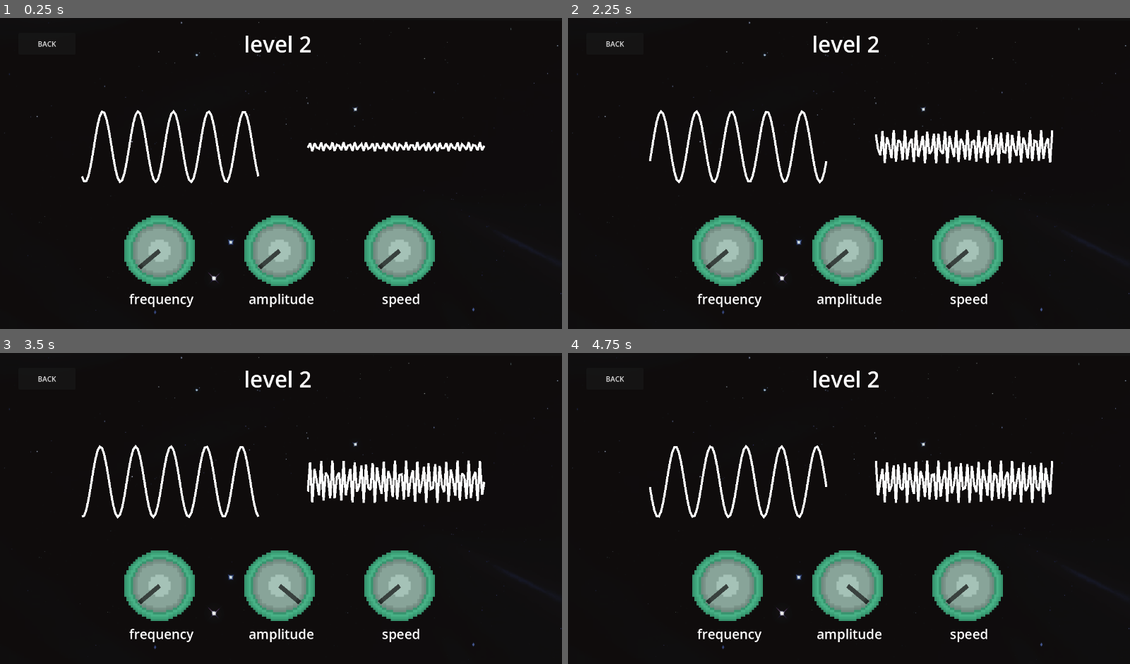
Above: before the commit, frames 1-4 (two rows, left to right).
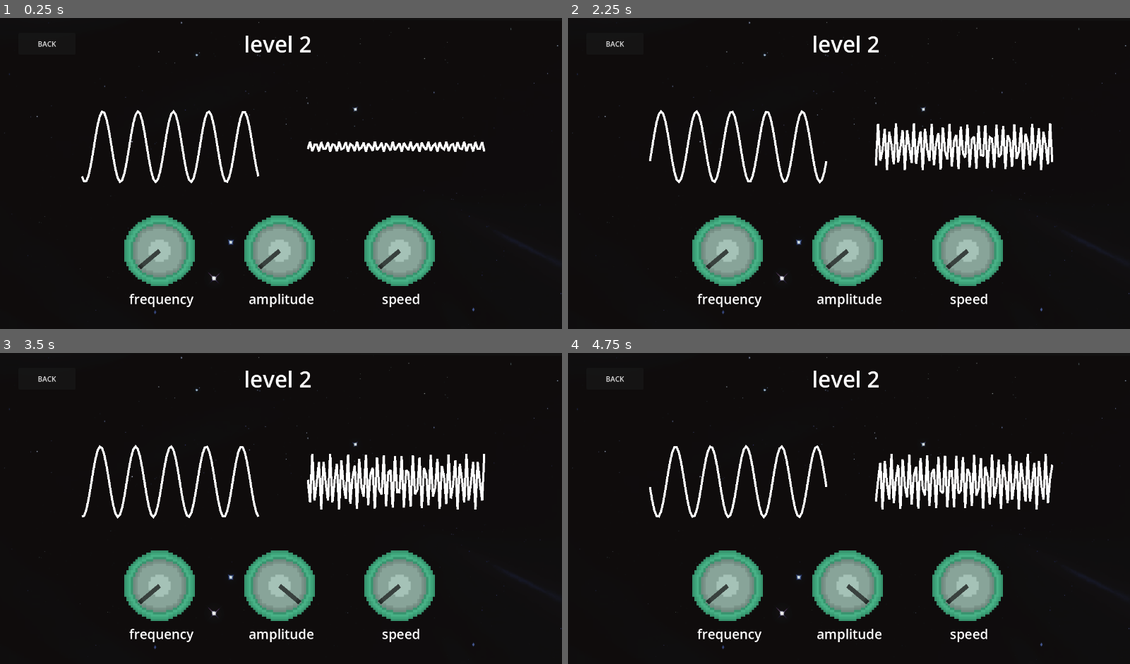
Above: after the commit, the same moments.

Repository: alexgaaranes/jame-gam-50
Game: Godot game, scene res://scenes/level/level2/level2.tscn
Two runs of this game, one before a commit and one after it. Both use one fixed random seed, a clock stepped at 60 frames per second and the inputs below. This scene is started directly instead of the project's main scene.
Inputs (mouse positions are in pixels of both pictures, inside the frame that each line leads up to):
- Up to frame 1 (0.25 s): no input
- Up to frame 2 (2.25 s): tap Enter (ui_accept) at 0.5 s; drag from (725, 251) to (967, 251) at 0.52 s; drag from (967, 251) to (725, 251) at 1.27 s; move the mouse to (849, 251) at 2.02 s; hold A (left) from 2.03 s (still down); tap F (Interact) at 2.1 s; click (849, 251) at 2.17 s
- Up to frame 3 (3.5 s): release A (left) at 2.75 s; drag from (252, 573) to (112, 464) at 2.77 s
- Up to frame 4 (4.75 s): move the mouse to (1017, 558) at 3.52 s; hold D (right) 3.53-4.25 s; tap F (Interact) at 3.6 s; tap Enter (ui_accept) at 3.77 s; drag from (680, 464) to (849, 586) at 4.27 s

The runs differ from the first frame. In frame 1, 0.5% of the frame differs, in the area x 54-87%, y 39-44%; in frame 2, 2.2%; in frame 3, 2.6%, in the area x 54-87%, y 32-51%; in frame 4, 2.5%.

Commit message:
feat: change correct knob value range in level 2

Diff:
--- a/scenes/level/level2/adjust_wave.gd
+++ b/scenes/level/level2/adjust_wave.gd
@@ -8,9 +8,9 @@
 
 var margin_error = 0.015
 
-var correct_freq_knob_value = randf_range(0.2, 0.8)
-var correct_amp_knob_value = randf_range(0.2, 0.8)
-var correct_speed_knob_value = randf_range(0.2, 0.8)
+var correct_freq_knob_value = randf_range(0.1, 0.9)
+var correct_amp_knob_value = randf_range(0.1, 0.9)
+var correct_speed_knob_value = randf_range(0.1, 0.9)
 
 var adjust_freq_knob_value = 0.0
 var adjust_amp_knob_value = 0.0
Not shown: 1 places in scenes/level/level2/level2.tscn that only renumber resources
Not shown: 1 places in scenes/level/level3/and_gate.tscn that only renumber resources
Not shown: 1 places in scenes/level/level3/not_gate.tscn that only renumber resources
Not shown: 1 places in scenes/level/level3/or_gate.tscn that only renumber resources
